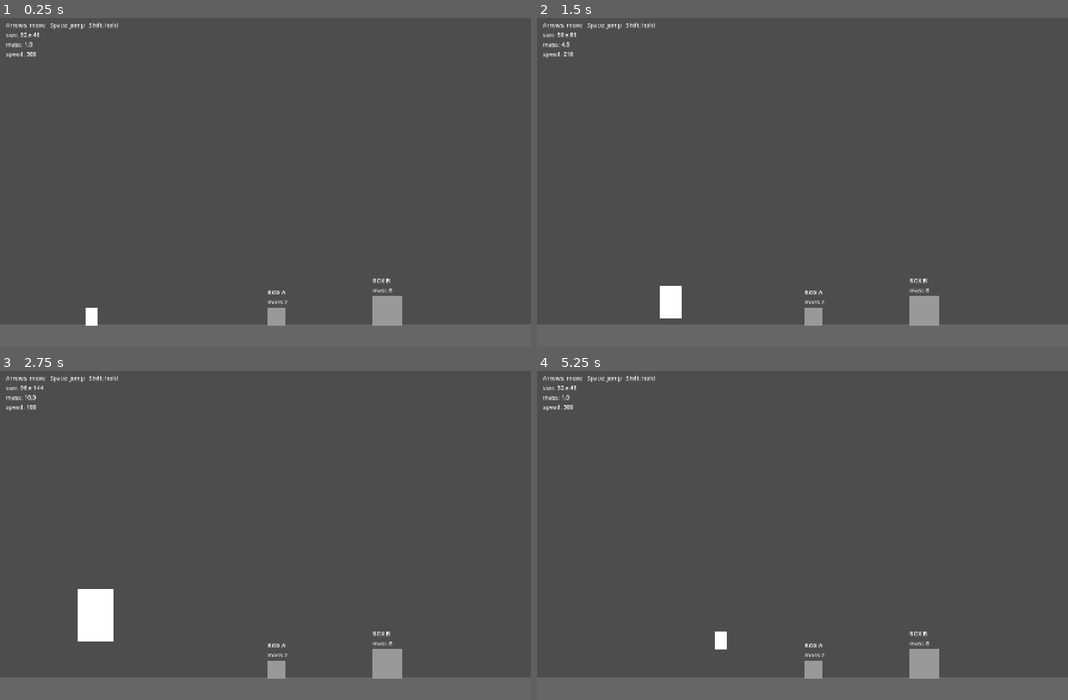
Above: before the commit, frames 1-4 (two rows, left to right).
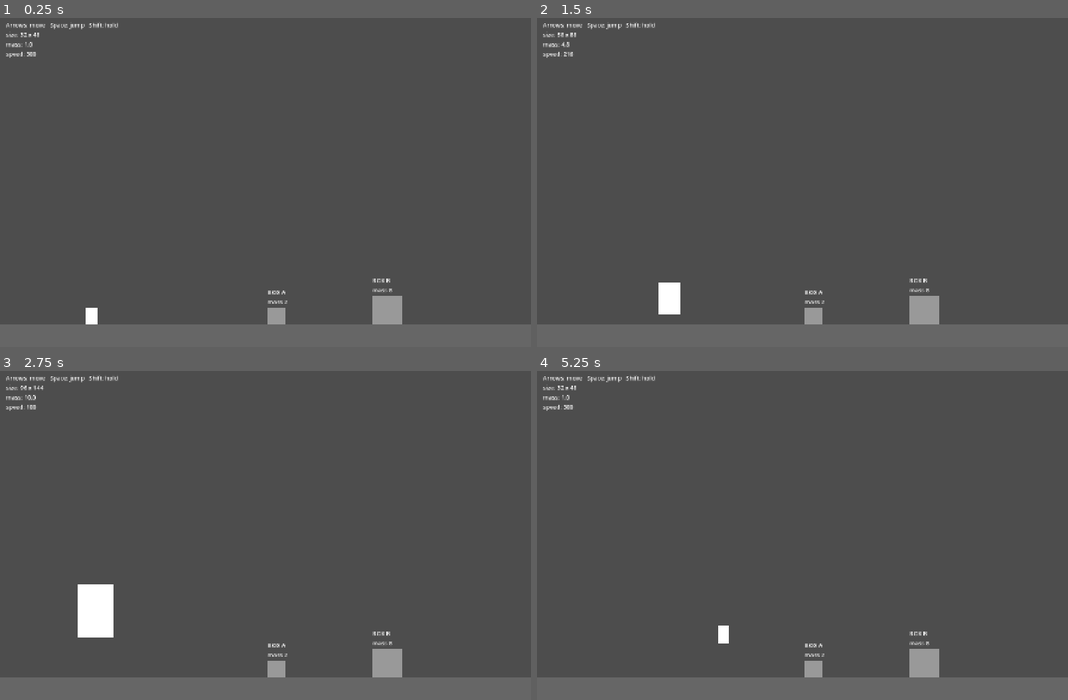
Above: after the commit, the same moments.

Repository: evalfoo/game-off-2026
Game: Godot game, scene res://game/main.tscn
The game is run twice, just before and just after one commit, with the same random seed, the same clock (stepped at 60 frames per second) and the same inputs.
Inputs (mouse positions are in pixels of both pictures, inside the frame that each line leads up to):
- Up to frame 1 (0.25 s): no input
- Up to frame 2 (1.5 s): tap Enter (ui_accept) at 0.5, 0.77, 1.07 s; move the mouse to (919, 162) at 0.52 s; hold Right (ui_right) 0.53-1.25 s; hold Shift 0.53-1.25 s; click (919, 162) at 0.67 s; tap Space at 0.8 s; drag from (696, 198) to (775, 248) at 1.27 s
- Up to frame 3 (2.75 s): tap Enter (ui_accept) at 2, 2.1 s; move the mouse to (318, 459) at 2.02 s; hold Left (ui_left) from 2.03 s (still down); hold Shift from 2.03 s (still down)
- Up to frame 4 (5.25 s): release Left (ui_left) at 2.75 s; release Shift at 2.75 s; drag from (775, 601) to (643, 482) at 2.77 s; tap Enter (ui_accept) at 3.5, 3.77, 3.8, 4.07, 5 s; move the mouse to (961, 584) at 3.52 s; hold Right (ui_right) 3.53-4.25 s; tap Space at 3.6, 5.1 s; drag from (643, 482) to (722, 449) at 4.27 s; move the mouse to (829, 532) at 5.02 s; hold Right (ui_right) from 5.03 s (still down); click (829, 532) at 5.17 s

The runs differ from the first frame. In frame 1, less than 0.1% of the frame differs, in the area x 16-76%, y 79-94%; in frame 2, 0.2%; in frame 3, 0.2%, in the area x 14-76%, y 64-94%; in frame 4, 0.2%.

Commit message:
feat: custom physics for the player, boxes and seesaw
The player is now a CharacterBody2D, and the boxes and seesaw plank are moved by code instead of rigid-body physics. The player pushes a box up to 3 times its own mass and can push only one box at a time. The plank turns toward the heavier side.

Diff:
--- /dev/null
+++ b/game/box.gd
@@ -0,0 +1,22 @@
+extends CharacterBody2D
+
+# A box with custom physics: it falls with gravity and moves sideways only when
+# something pushes it. game/player.gd decides whether the player is heavy
+# enough to push it.
+
+@export var mass := 1.0
+
+var gravity: float = ProjectSettings.get_setting("physics/2d/default_gravity")
+
+
+# Moves the box sideways by offset_x now, short of anything in the way.
+func push(offset_x: float) -> void:
+	move_and_collide(Vector2(offset_x, 0))
+
+
+func _physics_process(delta: float) -> void:
+	if delta <= 0.0:
+		return
+	velocity.x = 0.0
+	velocity.y += gravity * delta
+	move_and_slide()
--- a/game/main.gd
+++ b/game/main.gd
@@ -5,6 +5,7 @@
 # scene through tests/lib/fixture.gd.
 
 const Player := preload("res://game/player.gd")
+const Box := preload("res://game/box.gd")
 
 # The floor's top edge. The player starts standing on it.
 const FLOOR_Y := 840.0
@@ -48,14 +49,6 @@
 	_refresh_readout()
 
 
-# The play driver stops time with Engine.time_scale = 0, but physics still
-# steps with a zero delta, which turns moving rigid bodies that touch something
-# into NaN. Skip those steps. Physics steps after this callback, so it applies
-# in the same frame. evalfoo/godot-template#44 tracks a fix in the driver.
-func _physics_process(delta: float) -> void:
-	PhysicsServer2D.set_active(delta > 0.0)
-
-
 func _refresh_readout() -> void:
 	var size := player.shape.size
 	readout.text = "Arrows: move   Space: jump   Shift: hold\nsize: %d x %d\nmass: %.1f\nspeed: %d" % [
@@ -72,7 +65,7 @@
 
 
 func _add_box(node_name: String, label_text: String, pos: Vector2, size: Vector2, box_mass: float) -> void:
-	var body := RigidBody2D.new()
+	var body := Box.new()
 	body.name = node_name
 	body.position = pos
 	body.mass = box_mass
--- a/game/player.gd
+++ b/game/player.gd
@@ -1,8 +1,12 @@
-extends RigidBody2D
+extends CharacterBody2D
 
 # Holding Shift eases the player from the small state to the big state: bigger,
 # heavier, slower and a lower jump.
 # Releasing eases back. The origin sits at the feet, so growth goes upward.
+#
+# Custom physics: the code moves the player, and its weight is code too. It
+# pushes the boxes it walks into (game/box.gd) and weighs down the seesaw plank
+# it stands on (game/seesaw_plank.gd).
 
 @export var small_size := Vector2(32, 48)
 @export var big_size := Vector2(96, 144)
@@ -15,34 +19,42 @@
 @export var small_jump_speed := 500.0
 # Half the small jump's height: the height goes with the speed squared.
 @export var big_jump_speed := 354.0
+# The player pushes boxes up to this many times its mass: small moves BOX A
+# (mass 2), big moves BOX B (mass 8).
+@export var push_ratio := 3.0
 
 var t := 0.0
+var mass := small_mass
 var speed := small_speed
 var jump_speed := small_jump_speed
 var shape := RectangleShape2D.new()
 var collision := CollisionShape2D.new()
-var jump_requested := false
+var gravity: float = ProjectSettings.get_setting("physics/2d/default_gravity")
 
 
 func _ready() -> void:
-	lock_rotation = true
-	can_sleep = false
-	contact_monitor = true
-	max_contacts_reported = 8
-	# Movement sets velocity directly, so floor friction would only eat speed.
-	physics_material_override = PhysicsMaterial.new()
-	physics_material_override.friction = 0.0
+	floor_stop_on_slope = true
 	collision.shape = shape
 	add_child(collision)
 	_apply_size()
 
 
 func _physics_process(delta: float) -> void:
+	# The play driver's pause runs zero-length frames.
+	if delta <= 0.0:
+		return
 	var target := 1.0 if Input.is_key_pressed(KEY_SHIFT) else 0.0
 	t = move_toward(t, target, delta / transition_time)
 	_apply_size()
-	if Input.is_action_just_pressed("ui_accept"):
-		jump_requested = true
+
+	var dir := Input.get_axis("ui_left", "ui_right")
+	velocity.x = lerpf(velocity.x, dir * speed, clampf(accel * delta, 0.0, 1.0))
+	velocity.y += gravity * delta
+	if Input.is_action_just_pressed("ui_accept") and is_on_floor():
+		velocity.y = -jump_speed
+	_push_ahead(velocity.x * delta)
+	move_and_slide()
+	_carry()
 
 
 func _apply_size() -> void:
@@ -55,23 +67,28 @@
 	queue_redraw()
 
 
+# Moves the box in the way first, if the player is heavy enough, so the
+# player walks on at full speed in the same step.
+func _push_ahead(offset_x: float) -> void:
+	var hit := KinematicCollision2D.new()
+	if offset_x == 0.0 or not test_move(global_transform, Vector2(offset_x, 0), hit):
+		return
+	var body := hit.get_collider()
+	if body.has_method("push") and float(body.get("mass")) <= mass * push_ratio:
+		body.call("push", offset_x)
+
+
+# Weighs down what the player stands on. It looks for the floor just below,
+# because a floor that snapping holds the player to records no slide collision.
+func _carry() -> void:
+	var hit := KinematicCollision2D.new()
+	if not is_on_floor() or not test_move(global_transform, -up_direction * floor_snap_length, hit):
+		return
+	var body := hit.get_collider()
+	if body.has_method("carry"):
+		body.call("carry", mass, global_position.x)
+
+
 func _draw() -> void:
 	var size := shape.size
 	draw_rect(Rect2(-size.x / 2, -size.y, size.x, size.y), Color.WHITE)
-
-
-func _integrate_forces(state: PhysicsDirectBodyState2D) -> void:
-	var dir := Input.get_axis("ui_left", "ui_right")
-	var v := state.linear_velocity
-	v.x = lerpf(v.x, dir * speed, clampf(accel * state.step, 0.0, 1.0))
-	if jump_requested and _on_floor(state):
-		v.y = -jump_speed
-	jump_requested = false
-	state.linear_velocity = v
-
-
-func _on_floor(state: PhysicsDirectBodyState2D) -> bool:
-	for i: int in state.get_contact_count():
-		if state.get_contact_local_normal(i).dot(Vector2.UP) > 0.5:
-			return true
-	return false
--- a/game/rooms/seesaw.gd
+++ b/game/rooms/seesaw.gd
@@ -1,23 +1,24 @@
 extends Node2D
 
 # A grey-box room for the seesaw: the small player can't push the plank down
-# against the WEIGHT on the other end, the big one can. Open it with
+# against the WEIGHT fixed to the other end, the big one can. Open it with
 # res://game/rooms/seesaw.tscn; the game still starts in game/main.tscn.
 
 const Player := preload("res://game/player.gd")
+const Plank := preload("res://game/seesaw_plank.gd")
 
 # The floor's top edge. The player starts standing on it.
 const FLOOR_Y := 840.0
 # Where the plank turns, and its size. The plank's ends rest on the floor.
 const PIVOT := Vector2(720, FLOOR_Y - 48)
 const PLANK_SIZE := Vector2(480, 16)
-const PLANK_MASS := 2.0
 const WEIGHT_SIZE := Vector2(64, 64)
 const WEIGHT_MASS := 4.0
+# The weight's centre, along the plank from the pivot.
+const WEIGHT_X := 190.0
 
 var player: Player
-var plank: RigidBody2D
-var weight: RigidBody2D
+var plank: Plank
 var readout := Label.new()
 
 
@@ -33,33 +34,34 @@
 	triangle.polygon = PackedVector2Array([Vector2(0, 0), Vector2(28, FLOOR_Y - PIVOT.y), Vector2(-28, FLOOR_Y - PIVOT.y)])
 	triangle.color = Color(0.4, 0.4, 0.4)
 	pivot.add_child(triangle)
-	# The joint keeps the plank from colliding with it; the player can't pass.
 	var pivot_shape := CollisionPolygon2D.new()
 	pivot_shape.polygon = triangle.polygon
 	pivot.add_child(pivot_shape)
 	add_child(pivot)
 
-	# Starts level; the weight tips its right end down onto the floor.
-	plank = RigidBody2D.new()
+	# Turns on the pivot's tip, between its ends resting on the floor on
+	# either side. Starts level; the weight turns its right end down.
+	plank = Plank.new()
 	plank.name = "Plank"
-	plank.position = PIVOT - Vector2(0, PLANK_SIZE.y / 2)
-	plank.mass = PLANK_MASS
-	plank.add_child(_rect_shape(PLANK_SIZE))
-	plank.add_child(_rect_visual(PLANK_SIZE, Color(0.6, 0.6, 0.6)))
+	plank.position = PIVOT
+	plank.max_angle = asin((FLOOR_Y - PIVOT.y) / (PLANK_SIZE.x / 2))
+	plank.counterweight_mass = WEIGHT_MASS
+	plank.counterweight_x = WEIGHT_X
+	var board := Vector2(0, -PLANK_SIZE.y / 2)
+	plank.add_child(_rect_shape(PLANK_SIZE, board))
+	plank.add_child(_rect_visual(PLANK_SIZE, Color(0.6, 0.6, 0.6), board))
 	var plank_label := Label.new()
 	plank_label.text = "SEESAW"
-	plank_label.position = Vector2(-30, 12)
+	plank_label.position = Vector2(-30, 4)
 	plank.add_child(plank_label)
+	var weight_at := Vector2(WEIGHT_X, -PLANK_SIZE.y - WEIGHT_SIZE.y / 2)
+	plank.add_child(_rect_shape(WEIGHT_SIZE, weight_at))
+	plank.add_child(_rect_visual(WEIGHT_SIZE, Color(0.6, 0.6, 0.6), weight_at))
+	var weight_label := Label.new()
+	weight_label.text = "WEIGHT\nmass %d" % WEIGHT_MASS
+	weight_label.position = weight_at - WEIGHT_SIZE / 2 - Vector2(0, 52)
+	plank.add_child(weight_label)
 	add_child(plank)
-
-	var joint := PinJoint2D.new()
-	joint.name = "Joint"
-	joint.position = PIVOT
-	add_child(joint)
-	joint.node_a = joint.get_path_to(pivot)
-	joint.node_b = joint.get_path_to(plank)
-
-	weight = _add_box("Weight", "WEIGHT", Vector2(PIVOT.x + 190, plank.position.y - (PLANK_SIZE.y + WEIGHT_SIZE.y) / 2), WEIGHT_SIZE, WEIGHT_MASS)
 
 	player = Player.new()
 	player.name = "Player"
@@ -74,12 +76,6 @@
 
 func _process(_delta: float) -> void:
 	_refresh_readout()
-
-
-# Same as game/main.gd: skip the zero-length physics steps of the play driver's
-# pause, which turn touching rigid bodies into NaN (evalfoo/godot-template#44).
-func _physics_process(delta: float) -> void:
-	PhysicsServer2D.set_active(delta > 0.0)
 
 
 func _refresh_readout() -> void:
@@ -97,33 +93,19 @@
 	add_child(body)
 
 
-func _add_box(node_name: String, label_text: String, pos: Vector2, size: Vector2, box_mass: float) -> RigidBody2D:
-	var body := RigidBody2D.new()
-	body.name = node_name
-	body.position = pos
-	body.mass = box_mass
-	body.add_child(_rect_shape(size))
-	body.add_child(_rect_visual(size, Color(0.6, 0.6, 0.6)))
-	var label := Label.new()
-	label.text = "%s\nmass %d" % [label_text, body.mass]
-	label.position = Vector2(-size.x / 2, -size.y / 2 - 52)
-	body.add_child(label)
-	add_child(body)
-	return body
-
-
-func _rect_shape(size: Vector2) -> CollisionShape2D:
+func _rect_shape(size: Vector2, at := Vector2.ZERO) -> CollisionShape2D:
 	var col := CollisionShape2D.new()
+	col.position = at
 	var rect := RectangleShape2D.new()
 	rect.size = size
 	col.shape = rect
 	return col
 
 
-func _rect_visual(size: Vector2, color: Color) -> ColorRect:
+func _rect_visual(size: Vector2, color: Color, at := Vector2.ZERO) -> ColorRect:
 	var vis := ColorRect.new()
 	vis.size = size
-	vis.position = -size / 2
+	vis.position = at - size / 2
 	vis.color = color
 	vis.mouse_filter = Control.MOUSE_FILTER_IGNORE
 	return vis
--- /dev/null
+++ b/game/seesaw_plank.gd
@@ -0,0 +1,29 @@
+extends AnimatableBody2D
+
+# A seesaw plank with custom physics, turning on its origin. Each step it turns
+# toward the side with the larger mass x distance from the pivot, counting its
+# fixed counterweight and whatever stood on it the step before, until an end
+# rests on the floor at max_angle.
+
+@export var max_angle := 0.2
+# Radians per second.
+@export var turn_speed := 1.0
+# Mass and plank-local x of the weight fixed to the plank.
+@export var counterweight_mass := 0.0
+@export var counterweight_x := 0.0
+
+var _load := 0.0
+
+
+# Called each step by what stands on the plank, such as the player.
+func carry(mass: float, global_x: float) -> void:
+	_load += mass * (global_x - global_position.x)
+
+
+func _physics_process(delta: float) -> void:
+	if delta <= 0.0:
+		return
+	var torque := counterweight_mass * counterweight_x + _load
+	_load = 0.0
+	if torque != 0.0:
+		rotation = move_toward(rotation, signf(torque) * max_angle, turn_speed * delta)
--- a/tests/grow.gd
+++ b/tests/grow.gd
@@ -6,7 +6,7 @@
 func run() -> void:
 	var game := Fixture.launch(root)
 	await physics(10)
-	var player: RigidBody2D = game.player
+	var player: CharacterBody2D = game.player
 	var floor_y: float = game.FLOOR_Y
 	check(_is(player, "small"), "a new game starts small, light and fast")
 
@@ -19,7 +19,7 @@
 	await physics(40)
 	check(_is(player, "small"), "letting go makes it small, light and fast again")
 
-func _is(player: RigidBody2D, state: String) -> bool:
+func _is(player: CharacterBody2D, state: String) -> bool:
 	return player.shape.size == player.get(state + "_size") \
 		and is_equal_approx(player.mass, player.get(state + "_mass")) \
 		and is_equal_approx(player.speed, player.get(state + "_speed"))
--- a/tests/grow_native.gd
+++ b/tests/grow_native.gd
@@ -6,7 +6,7 @@
 func run() -> void:
 	var game := Fixture.launch(root)
 	await physics(10)
-	var player: RigidBody2D = game.player
+	var player: CharacterBody2D = game.player
 	Events.hold_key(KEY_SHIFT, true)
 	await physics(40)
 	check(player.shape.size == player.big_size, "holding Shift grows the player: %s" % player.shape.size)
--- a/tests/jump.gd
+++ b/tests/jump.gd
@@ -12,7 +12,7 @@
 # Jumps in place and returns how far the feet rose.
 func _jump_height(big: bool) -> float:
 	var game := Fixture.launch(root)
-	var player: RigidBody2D = game.player
+	var player: CharacterBody2D = game.player
 	if big:
 		Events.hold_key(KEY_SHIFT, true)
 	await physics(40)
--- a/tests/pause.gd
+++ b/tests/pause.gd
@@ -1,13 +1,13 @@
 extends "res://tests/lib/test.gd"
 
 # With time stopped (Engine.time_scale = 0, as the play driver does between
-# turns), a box the player is pushing stays where it is instead of turning to
-# NaN, and moves again once time runs. See evalfoo/godot-template#44.
+# turns), a box the player is pushing stays where it is, and moves again once
+# time runs.
 
 func run() -> void:
 	var game := Fixture.launch(root)
-	var box: RigidBody2D = game.get_node("BoxA")
-	var player: RigidBody2D = game.player
+	var box: CharacterBody2D = game.get_node("BoxA")
+	var player: CharacterBody2D = game.player
 	player.position.x = box.position.x - 60
 	Events.hold_key(KEY_RIGHT, true)
 	await physics(30)
--- a/tests/push.gd
+++ b/tests/push.gd
@@ -1,19 +1,22 @@
 extends "res://tests/lib/test.gd"
 
-# BOX B is too heavy for the small player. Only the big one pushes it.
+# BOX B is too heavy for the small player. Only the big one pushes it. The
+# player can only push one box: not BOX A when it rests against BOX B.
 
 func run() -> void:
 	var small_push := await _push(false)
 	check(small_push < 3.0, "the small player can't move BOX B: moved %.1f px" % small_push)
 	var big_push := await _push(true)
 	check(big_push > 20.0, "the big player pushes BOX B: moved %.1f px" % big_push)
+	var stack_push := await _push_stack()
+	check(stack_push < 3.0, "the big player can't push BOX A against BOX B: moved %.1f px" % stack_push)
 
 # Walks right into BOX B for 3 seconds and returns how far the box moved.
 func _push(big: bool) -> float:
 	var game := Fixture.launch(root)
 	game.get_node("BoxA").free()
-	var box: RigidBody2D = game.get_node("BoxB")
-	var player: RigidBody2D = game.player
+	var box: CharacterBody2D = game.get_node("BoxB")
+	var player: CharacterBody2D = game.player
 	player.position.x = box.position.x - 150
 	if big:
 		Events.hold_key(KEY_SHIFT, true)
@@ -28,6 +31,27 @@
 	await physics(2)
 	return moved
 
+# Walks the big player right into BOX A, resting against BOX B, for 3 seconds
+# and returns how far BOX A moved.
+func _push_stack() -> float:
+	var game := Fixture.launch(root)
+	var box_a: CharacterBody2D = game.get_node("BoxA")
+	var box_b: CharacterBody2D = game.get_node("BoxB")
+	box_a.position.x = box_b.position.x - 40 - 24
+	var player: CharacterBody2D = game.player
+	player.position.x = box_a.position.x - 150
+	Events.hold_key(KEY_SHIFT, true)
+	await physics(40)
+	var start := box_a.position.x
+	Events.hold_key(KEY_RIGHT, true)
+	await physics(180)
+	Events.hold_key(KEY_RIGHT, false)
+	Events.hold_key(KEY_SHIFT, false)
+	var moved := box_a.position.x - start
+	game.free()
+	await physics(2)
+	return moved
+
 func physics(count: int) -> void:
 	for i: int in count:
 		await physics_frame
--- a/tests/seesaw.gd
+++ b/tests/seesaw.gd
@@ -2,18 +2,18 @@
 
 # The seesaw room: the WEIGHT holds the plank's right end down. The small
 # player standing on the left tip can't tip it; growing there pushes the left
-# end down.
+# end down, and shrinking lets the weight lift it, and the player, again.
 
 func run() -> void:
 	var room: Node2D = (load("res://game/rooms/seesaw.tscn") as PackedScene).instantiate()
 	root.add_child(room)
-	var plank: RigidBody2D = room.plank
-	var player: RigidBody2D = room.player
+	var plank: AnimatableBody2D = room.plank
+	var player: CharacterBody2D = room.player
 	await physics(60)
 	check(plank.rotation > 0.1, "the weight holds the right end down: rotation %.2f" % plank.rotation)
 
 	# The worst case for the small player is the very tip, the longest lever.
-	var tip := plank.to_global(Vector2(-room.PLANK_SIZE.x / 2 + 16, -room.PLANK_SIZE.y / 2 - 1))
+	var tip := plank.to_global(Vector2(-room.PLANK_SIZE.x / 2 + 16, -room.PLANK_SIZE.y - 1))
 	player.global_position = tip
 	await physics(120)
 	check(plank.rotation > 0.1, "the small player on the left tip leaves it there: rotation %.2f" % plank.rotation)
@@ -21,9 +21,12 @@
 	Events.hold_key(KEY_SHIFT, true)
 	await physics(120)
 	check(plank.rotation < -0.1, "growing there pushes the left end down: rotation %.2f" % plank.rotation)
-	var weight: RigidBody2D = room.weight
-	check(weight.position.is_finite() and weight.position.y < plank.position.y, "the weight stays on the plank: %s" % weight.position)
 	Events.hold_key(KEY_SHIFT, false)
+
+	await physics(120)
+	check(plank.rotation > 0.1, "shrinking lets the weight lift the left end again: rotation %.2f" % plank.rotation)
+	var floor_y: float = room.FLOOR_Y
+	check(player.is_on_floor() and player.position.y < floor_y - 20.0, "the player rides it up: feet at y %.1f" % player.position.y)
 
 func physics(count: int) -> void:
 	for i: int in count:
--- /dev/null
+++ b/tests/seesaw_jump.gd
@@ -0,0 +1,35 @@
+extends "res://tests/lib/test.gd"
+
+# The seesaw room, played: the small player runs and jumps onto the plank's
+# raised left end, grows there to push it down, and rides it up again after
+# shrinking.
+
+func run() -> void:
+	var room: Node2D = (load("res://game/rooms/seesaw.tscn") as PackedScene).instantiate()
+	root.add_child(room)
+	var plank: AnimatableBody2D = room.plank
+	var player: CharacterBody2D = room.player
+	await physics(30)
+	Events.hold_key(KEY_RIGHT, true)
+	await physics(24)
+	Events.hold_key(KEY_SPACE, true)
+	await physics(36)
+	Events.hold_key(KEY_SPACE, false)
+	Events.hold_key(KEY_RIGHT, false)
+	await physics(30)
+	var pivot_x: float = room.PIVOT.x
+	check(player.is_on_floor() and player.position.x < pivot_x and plank.rotation > 0.1, "the player lands on the raised left end: %s, rotation %.2f" % [player.position, plank.rotation])
+
+	Events.hold_key(KEY_SHIFT, true)
+	await physics(90)
+	check(plank.rotation < -0.1, "growing there pushes the left end down: rotation %.2f" % plank.rotation)
+	Events.hold_key(KEY_SHIFT, false)
+
+	await physics(120)
+	var floor_y: float = room.FLOOR_Y
+	check(plank.rotation > 0.1, "shrinking lets the weight lift the left end again: rotation %.2f" % plank.rotation)
+	check(player.is_on_floor() and player.position.y < floor_y - 20.0, "the player rides it up and stays on: feet at y %.1f" % player.position.y)
+
+func physics(count: int) -> void:
+	for i: int in count:
+		await physics_frame
Not shown, added: game/box.gd.uid
Not shown, added: game/seesaw_plank.gd.uid
Not shown, added: tests/seesaw_jump.gd.uid
Not shown, changed: docs/design.md
Not shown, changed: docs/implementation.md
